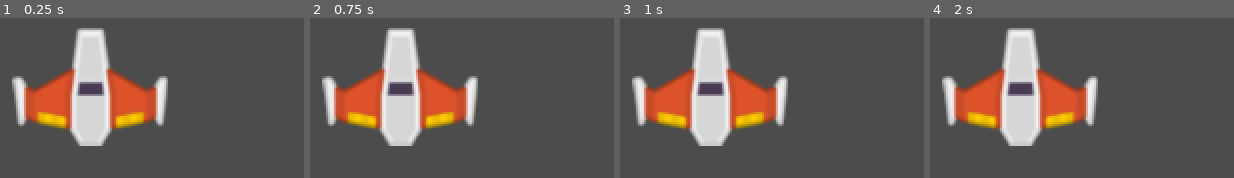
Above: before the commit, frames 1-4 (left to right).
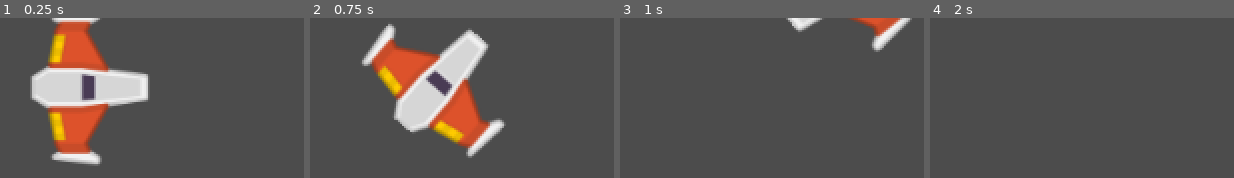
Above: after the commit, the same moments.

Repository: juanmfernandez/MeteoritosGame
Game: Godot game, scene res://Juego/Niveles/NivelTest.tscn
Two runs of this game, one before a commit and one after it. Both use one fixed random seed, a clock stepped at 60 frames per second and the inputs below.
Inputs:
- Up to frame 1 (0.25 s): no input
- Up to frame 2 (0.75 s): tap Enter at 0.5 s; hold W (mover_adelante, bound only after the commit) from 0.53 s (still down); hold A (rotar_antihorario, bound only after the commit) from 0.53 s (still down)
- Up to frame 3 (1 s): keep holding W (mover_adelante, bound only after the commit); keep holding A (rotar_antihorario, bound only after the commit); tap D (rotar_horario, bound only after the commit) at 0.8 s
- Up to frame 4 (2 s): tap Space at 1.25 s; release W (mover_adelante, bound only after the commit) at 1.28 s; release A (rotar_antihorario, bound only after the commit) at 1.28 s; hold S (mover_atras, bound only after the commit) from 1.28 s (still down); tap D (rotar_horario, bound only after the commit) at 1.35 s; tap A (rotar_antihorario, bound only after the commit) at 1.55 s

The runs differ from the first frame. In frame 1, 24% of the frame differs, in the area x 3-56%, y 0-93%; in frame 2, 26%, in the area x 3-65%, y 3-88%; in frame 3, 22%; in frame 4, 19%.

Commit message:
Added basics movements

Diff:
--- /dev/null
+++ b/Juego/Naves/Player/Player.gd
@@ -0,0 +1,37 @@
+class_name Player
+extends RigidBody2D
+
+# Declare member variables here. Examples:
+export var potencia_motor:int = 10
+export var potencia_rotacion:int = 280
+
+#Attr
+var empuje:Vector2 = Vector2.ZERO
+var dir_rotacion:int = 0
+
+# Called when the node enters the scene tree for the first time.
+func _ready():
+	pass # Replace with function body.
+
+# Methods
+func _integrate_forces(_state: Physics2DDirectBodyState) -> void:
+	apply_central_impulse(empuje.rotated(rotation))
+	apply_torque_impulse(dir_rotacion * potencia_rotacion)
+
+func _process(_delta: float) -> void:
+	player_input()
+
+func player_input() -> void:
+	#Empuje
+	empuje = Vector2.ZERO
+	if Input.is_action_pressed("mover_adelante"):
+		empuje = Vector2(potencia_motor, 0)
+	elif Input.is_action_pressed("mover_atras"):
+		empuje = Vector2(-potencia_motor, 0)
+
+	# Rotacion
+	dir_rotacion = 0
+	if Input.is_action_pressed("rotar_antihorario"):
+		dir_rotacion -= 1
+	elif Input.is_action_pressed("rotar_horario"):
+		dir_rotacion += 1
--- a/Juego/Naves/Player/Player.tscn
+++ b/Juego/Naves/Player/Player.tscn
@@ -1,14 +1,23 @@
-[gd_scene load_steps=3 format=2]
+[gd_scene load_steps=5 format=2]
 
 [ext_resource path="res://Juego/Naves/Player/player_orange.png" type="Texture" id=1]
+[ext_resource path="res://Juego/Naves/Player/Player.gd" type="Script" id=2]
+
+[sub_resource type="PhysicsMaterial" id=2]
+friction = 0.0
 
 [sub_resource type="CircleShape2D" id=1]
 radius = 37.8659
 
 [node name="Player" type="RigidBody2D"]
 mass = 0.322449
+physics_material_override = SubResource( 2 )
+linear_damp = 1.0
+angular_damp = 4.0
+script = ExtResource( 2 )
 
 [node name="Sprite" type="Sprite" parent="."]
+rotation = 1.5708
 texture = ExtResource( 1 )
 
 [node name="CollisionShape2D" type="CollisionShape2D" parent="."]
--- a/Juego/Niveles/NivelTest.tscn
+++ b/Juego/Niveles/NivelTest.tscn
@@ -5,6 +5,6 @@
 [node name="NivelTest" type="Node2D"]
 
 [node name="Player" parent="." instance=ExtResource( 1 )]
-position = Vector2( 419, 44 )
+position = Vector2( 419, 44.5 )
 gravity_scale = 0.0
 can_sleep = false
--- a/project.godot
+++ b/project.godot
@@ -8,11 +8,48 @@
 
 config_version=4
 
+_global_script_classes=[ {
+"base": "RigidBody2D",
+"class": "Player",
+"language": "GDScript",
+"path": "res://Juego/Naves/Player/Player.gd"
+} ]
+_global_script_class_icons={
+"Player": ""
+}
+
 [application]
 
 config/name="MeteoritosGame"
 run/main_scene="res://Juego/Niveles/NivelTest.tscn"
 config/icon="res://icon.png"
+
+[input]
+
+mover_adelante={
+"deadzone": 0.5,
+"events": [ Object(InputEventKey,"resource_local_to_scene":false,"resource_name":"","device":0,"alt":false,"shift":false,"control":false,"meta":false,"command":false,"pressed":false,"scancode":87,"unicode":0,"echo":false,"script":null)
+, Object(InputEventKey,"resource_local_to_scene":false,"resource_name":"","device":0,"alt":false,"shift":false,"control":false,"meta":false,"command":false,"pressed":false,"scancode":16777232,"unicode":0,"echo":false,"script":null)
+ ]
+}
+mover_atras={
+"deadzone": 0.5,
+"events": [ Object(InputEventKey,"resource_local_to_scene":false,"resource_name":"","device":0,"alt":false,"shift":false,"control":false,"meta":false,"command":false,"pressed":false,"scancode":83,"unicode":0,"echo":false,"script":null)
+, Object(InputEventKey,"resource_local_to_scene":false,"resource_name":"","device":0,"alt":false,"shift":false,"control":false,"meta":false,"command":false,"pressed":false,"scancode":16777234,"unicode":0,"echo":false,"script":null)
+ ]
+}
+rotar_horario={
+"deadzone": 0.5,
+"events": [ Object(InputEventKey,"resource_local_to_scene":false,"resource_name":"","device":0,"alt":false,"shift":false,"control":false,"meta":false,"command":false,"pressed":false,"scancode":68,"unicode":0,"echo":false,"script":null)
+, Object(InputEventKey,"resource_local_to_scene":false,"resource_name":"","device":0,"alt":false,"shift":false,"control":false,"meta":false,"command":false,"pressed":false,"scancode":16777233,"unicode":0,"echo":false,"script":null)
+ ]
+}
+rotar_antihorario={
+"deadzone": 0.5,
+"events": [ Object(InputEventKey,"resource_local_to_scene":false,"resource_name":"","device":0,"alt":false,"shift":false,"control":false,"meta":false,"command":false,"pressed":false,"scancode":65,"unicode":0,"echo":false,"script":null)
+, Object(InputEventKey,"resource_local_to_scene":false,"resource_name":"","device":0,"alt":false,"shift":false,"control":false,"meta":false,"command":false,"pressed":false,"scancode":16777231,"unicode":0,"echo":false,"script":null)
+ ]
+}
 
 [physics]
 
